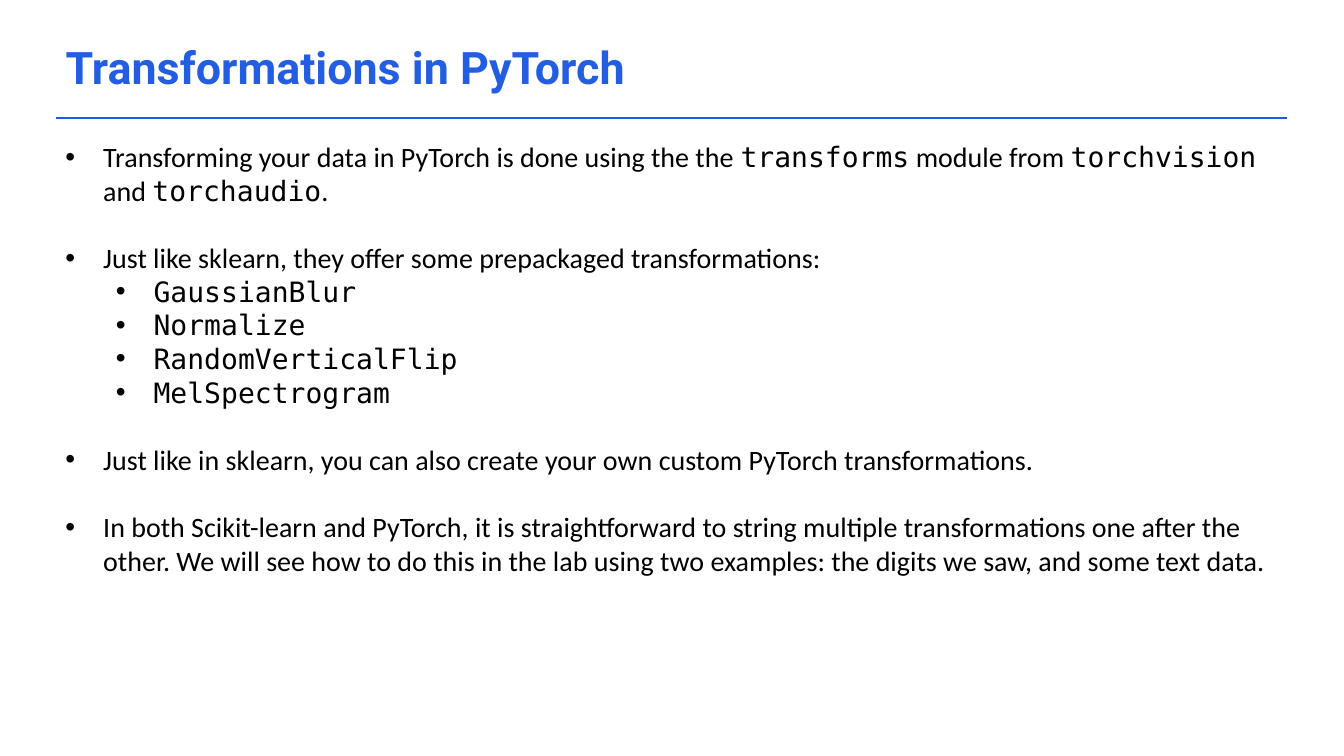
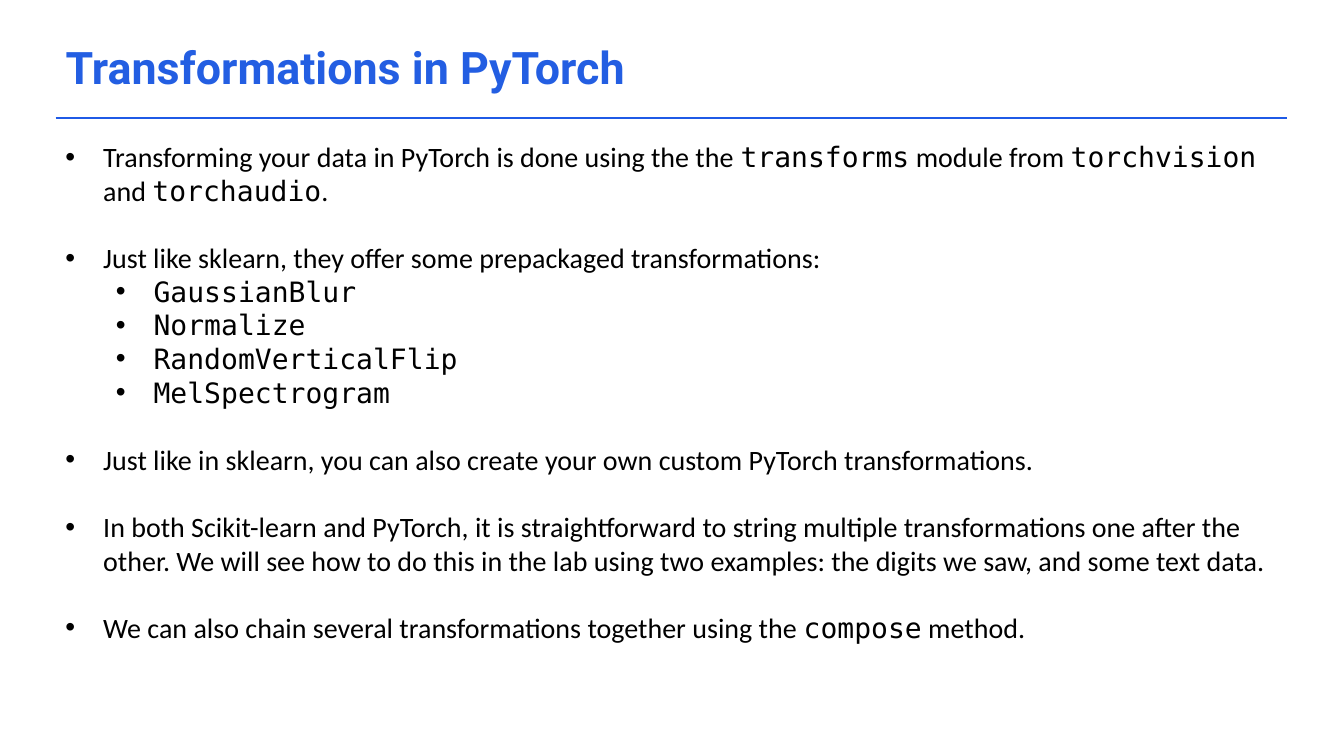
Before and after one commit to acceleratescience/data-school-Autumn23, a slide deck: slide 8 of Lecture notes/3_Transformations.pptx. Drawn at 1344x756 pixels with LibreOffice and Linux fonts; fonts in the diff are those of the drawing; background and template pictures are left out. Boxes give left, top, right and bottom in pixels: in the first picture for what was removed or moved away, otherwise in the second. Text is boxed around its words. In the diff, an @@ line names an element or a change of style, - is before the commit and + after.

```diff
--- a/Lecture notes/3_Transformations.pptx
+++ b/Lecture notes/3_Transformations.pptx
@@ text at [103,618,1025,644]: paragraph added @@
+• We can also chain several transformations together using the compose method.
```
Also in this commit, not shown: 4 other slides changed, 2 slides added, 1 slide removed, 3 other files.
